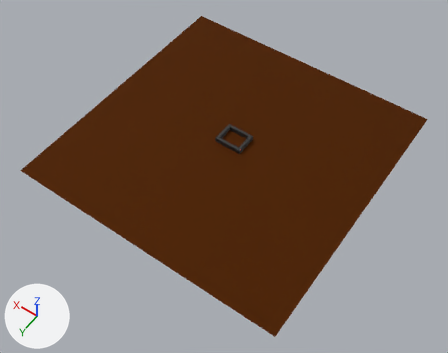
One commit to the glTF model assets/op.gltf: the scene before it, then after it.
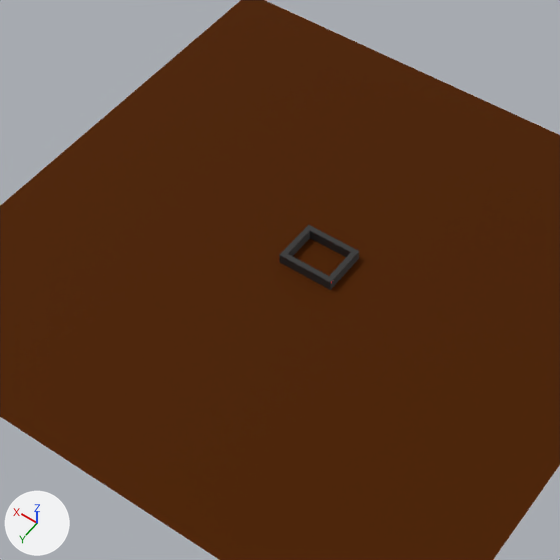
Old and new are each drawn whole from a 50 mm lens placed at (-99.6, 147.2, 201.8), pointed at (-4.5, 14.1, -7.3) and again close up on the part from 19% to 77% of the width and 5% to 79% of the height. Lighting does not change. The marker at lower left points along +X, +Y and +Z. Vertices at the same position are counted once.
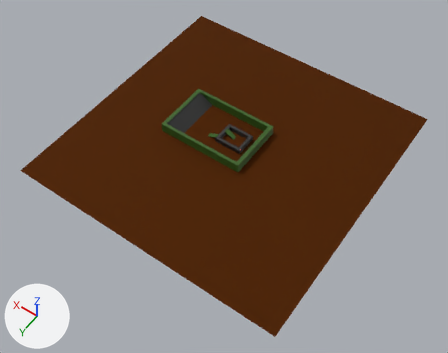
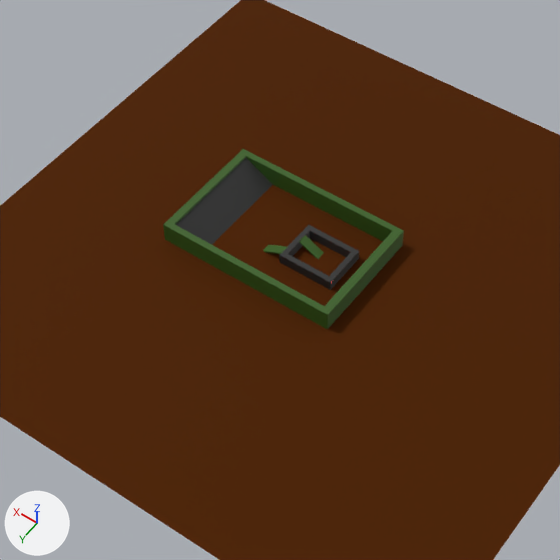
Boxes [x1, y1, x2, y2] around the edits, measured in the close-ups (560 x 560 px):
```json
{"part": 1, "of": "me_plane", "change": "added", "after": [163, 149, 404, 329], "on screen": "green"}
{"part": 2, "of": "me_plane", "change": "added", "after": [176, 158, 324, 259], "on screen": "black"}
```

The change, as JSON lines over the scene's bpy script:
```json
{"op": "add", "block": "mat_material_004", "code": ["mat_material_004 = principled_material('Material.004')", "mat_material_004.base_color = (0.0355, 0.108, 0.00946)  # dark green #355c19"]}
{"op": "add", "block": "mat_material_005", "code": ["mat_material_005 = principled_material('Material.005')", "mat_material_005.base_color = (0.0355, 0.108, 0.00946)  # dark green #355c19"]}
{"block": "me_plane", "where": "# used by ob_plane; location = (0.0, 2.7, 0.0)"}
{"op": "remove", "block": "me_plane", "code": "me_plane.from_pydata(...)  # 100 vertices, 146 faces; spans x -62.7..62.7, y -62.7..62.7, z 0.0..2.3"}
{"op": "add", "block": "me_plane", "code": "me_plane.from_pydata(...)  # 152 vertices, 236 faces; spans x -62.7..62.7, y -62.7..62.7, z -0.3..4.5"}
{"block": "me_plane", "change": "me_plane part 1: a new loose piece of 32 vertices spanning x -11.4..28.9, y -15.6..11.1, z -0.2..4.5, in mat_material_004 (dark green #355d19)"}
{"block": "me_plane", "change": "me_plane part 2"}
{"block": "me_plane", "change": "15 vertices are added at x 0.3..27.3, y -14.4..9.8, z -0.3..4.1"}
{"block": "me_plane", "change": "5 new vertices lie (0.0, 2.1, 0.0) away from vertices in x 0.3..6.1, y -4.8..-0.1, z -0.3..2.3"}
{"block": "me_plane", "change": "2 new faces join them, mat_material_001 (black #2b2b2b)"}
{"block": "me_plane", "change": "12 new faces join them, mat_material_004 (dark green #355d19)"}
{"block": "me_plane", "change": "12 new faces join them, mat_material_005 (dark green #355d19)"}
{"op": "add", "block": "me_plane", "code": "me_plane.materials.append(mat_material_004)  # dark green #355c19"}
{"op": "add", "block": "me_plane", "code": "me_plane.materials.append(mat_material_005)  # dark green #355c19"}
```
